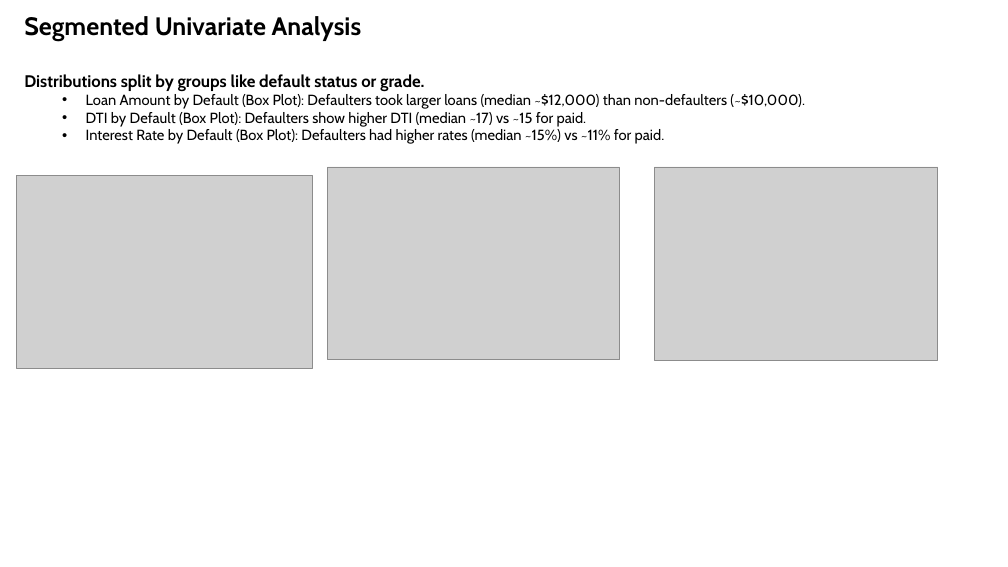
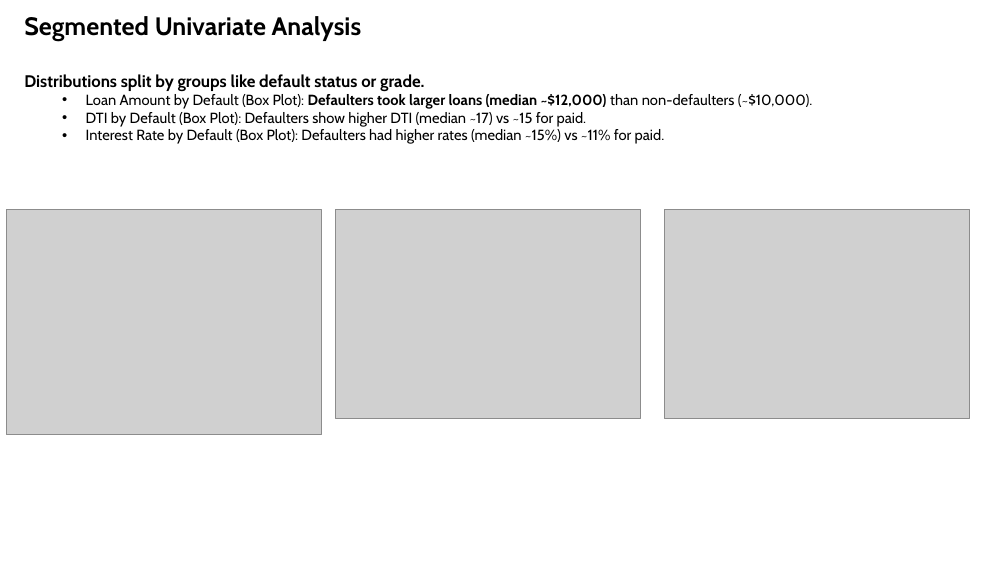
Before and after one commit to VFulara/LendingClubCaseStudy, a slide deck: slide 4 of Presentation.pptx. Drawn at 1008x567 pixels with LibreOffice and Linux fonts; fonts in the diff are those of the drawing; grey boxes stand for pictures. Boxes give left, top, right and bottom in pixels: in the first picture for what was removed or moved away, otherwise in the second. Text is boxed around its words. In the diff, an @@ line names an element or a change of style, - is before the commit and + after.

```diff
--- a/Presentation.pptx
+++ b/Presentation.pptx
@@ text at (86,94,813,109): bold on in "Defaulters took larger loans (median ~$12,000)" @@
@@ picture: place and size @@
-picture at (17,175,312,368)
+picture at (6,209,321,435)
@@ picture: place and size @@
-picture at (327,167,619,360)
+picture at (336,209,641,418)
@@ picture: place and size @@
-picture at (654,167,938,361)
+picture at (665,209,970,418)
```
Also in this commit, not shown: 6 other slides changed, 5 slides added, 3 slides removed, 5 other files.
